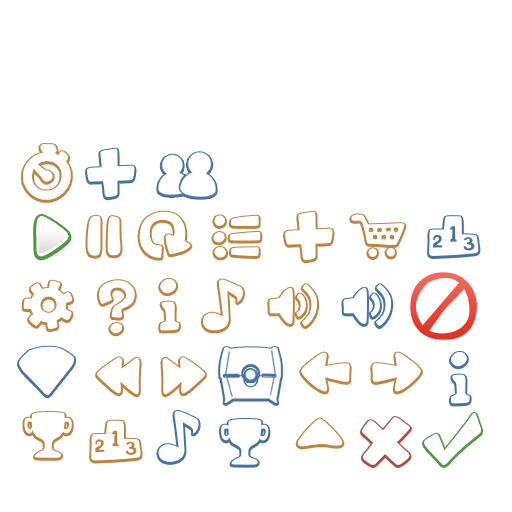
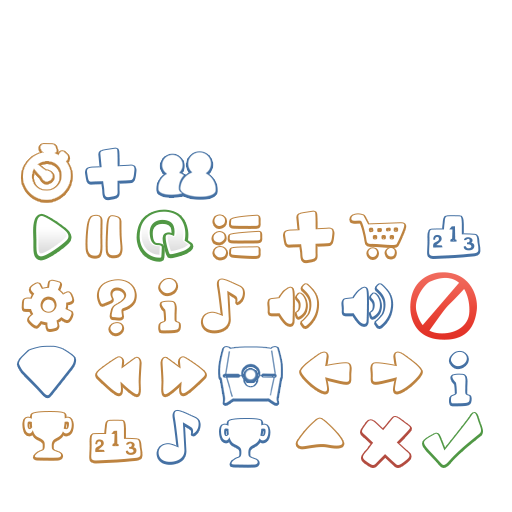
Two versions of the same layered image (512 × 512). Layer-by-layer changes:
painted on "Reload icon", unmasked it over (x1=139, y1=211, x2=191, y2=258)
